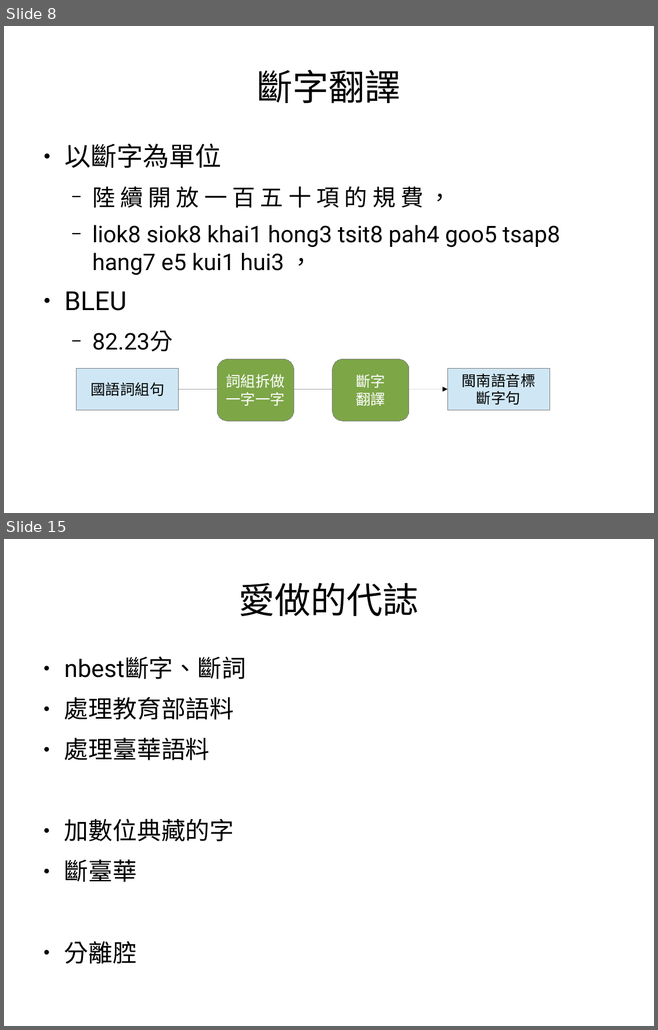
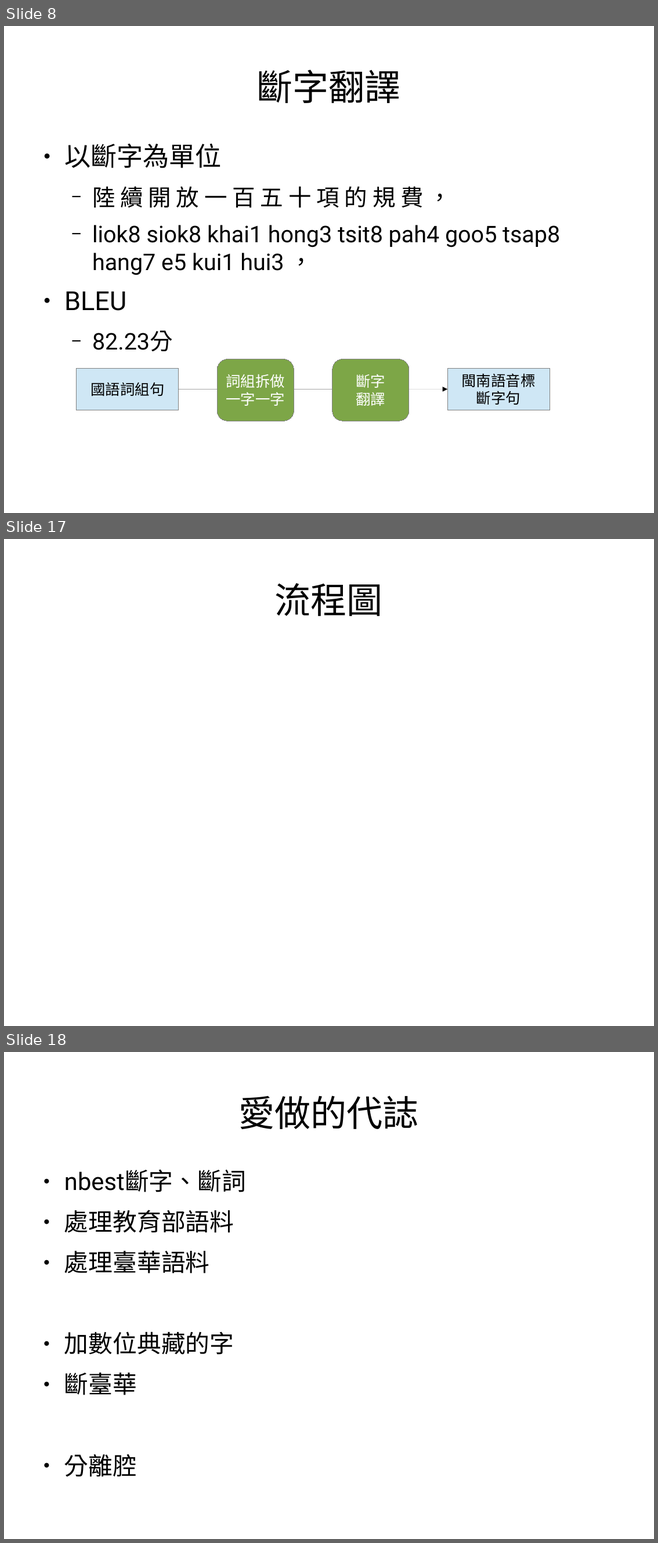
Before and after one commit to sih4sing5hong5/po3-ko3_tau5-iann2-phinn3, a slide deck: 翻譯報告.odp. Shown one above the other, each under a label of ours: slides 8 and 15 before the commit, slides 8, 17 and 18 after it; the slides between them are not shown. The pictures are 658x1030 and 658x1543 pixels, drawn with LibreOffice and Linux fonts; fonts in the diff are those of the drawing. Boxes give left, top, right and bottom in pixels: in the first picture for what was removed or moved away, otherwise in the second. Text is boxed around its words. In the diff, an @@ line names an element or a change of style, - is before the commit and + after.

```diff
--- a/翻譯報告.odp
+++ b/翻譯報告.odp
@@ slide 17 added at box(4, 539, 654, 1026), background #FFFFFF @@
@@ title added at box(275, 583, 383, 616), 44 pt, text #000000 @@
+流程圖
@@ what was slide 15 is now slide 18 @@
```
Also in this commit, not shown: 8 slides changed, 4 other slides added.
